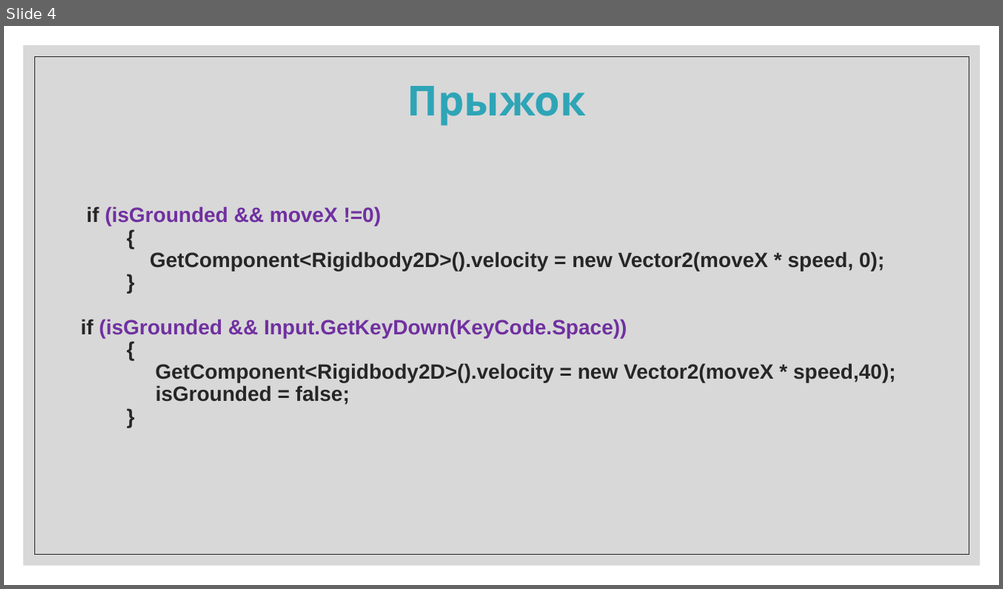
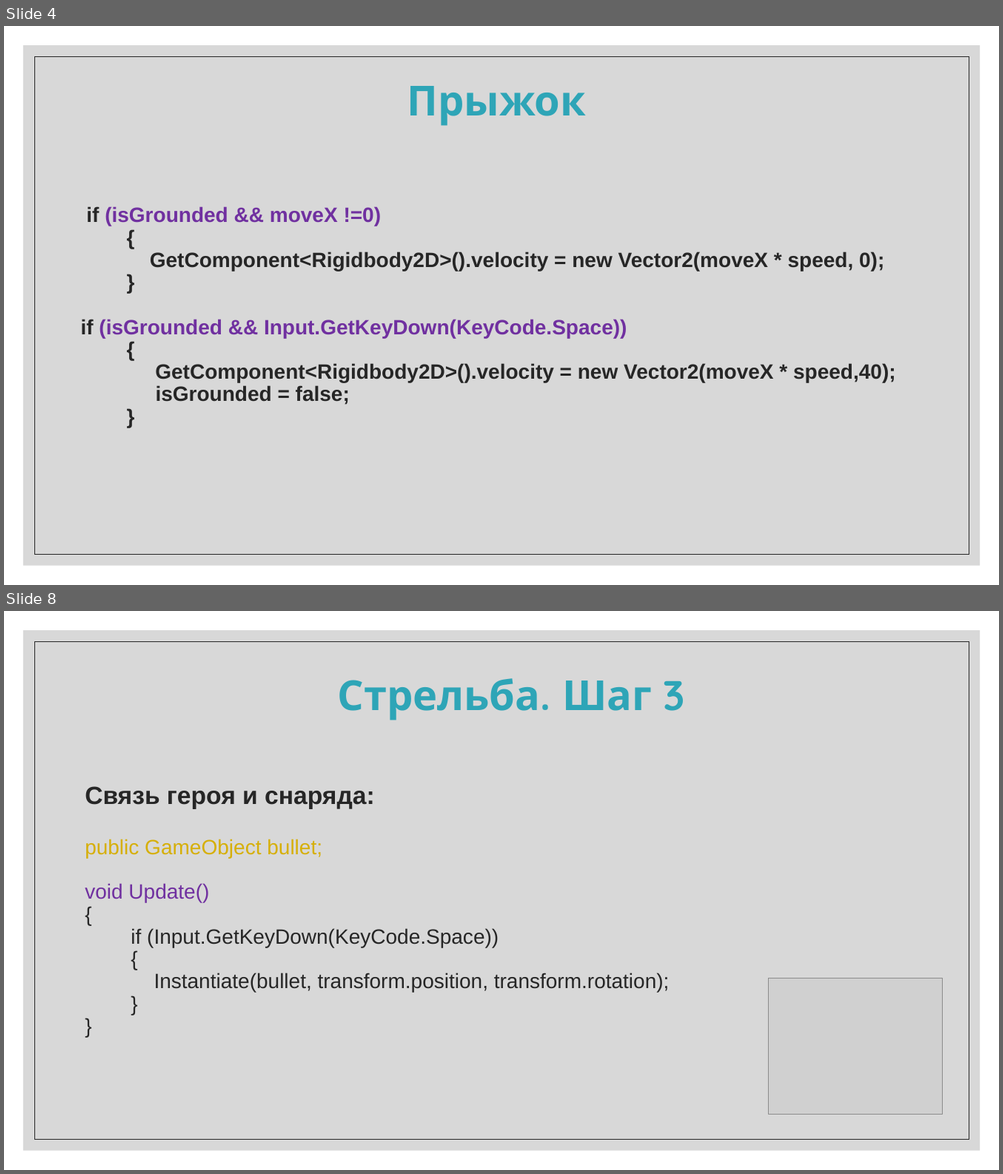
Before and after one commit to IriEfremova/LessonsCube, a slide deck: Unity/Lesson12/Jump.pptx. Shown one above the other, each under a label of ours: slide 4 before the commit, slides 4 and 8 after it; the slides between them are not shown. The pictures are 1003x589 and 1003x1174 pixels, drawn with LibreOffice and Linux fonts; fonts in the diff are those of the drawing; grey boxes stand for pictures. Boxes give left, top, right and bottom in pixels: in the first picture for what was removed or moved away, otherwise in the second. Text is boxed around its words. In the diff, an @@ line names an element or a change of style, - is before the commit and + after.

```diff
--- a/Unity/Lesson12/Jump.pptx
+++ b/Unity/Lesson12/Jump.pptx
@@ slide 8 added at (x1=4, y1=611, x2=999, y2=1170), background #FFFFFF; not listed: 2 template elements that a slide beside it also shows @@
@@ title added at (x1=338, y1=678, x2=685, y2=721), 40 pt, text #2EA5B7, bold @@
+Стрельба. Шаг 3
@@ text added at (x1=85, y1=786, x2=669, y2=992), 20 pt, text #262626 @@
+Связь героя и снаряда:
+public GameObject bullet;
+void Update()
+{
+if (Input.GetKeyDown(KeyCode.Space))
+{
+Instantiate(bullet, transform.position, transform.rotation);
+}
+}
@@ picture added at (x1=768, y1=979, x2=942, y2=1115) @@
```
Also in this commit, not shown: 1 slide changed, 4 other slides added, 7 other files.
